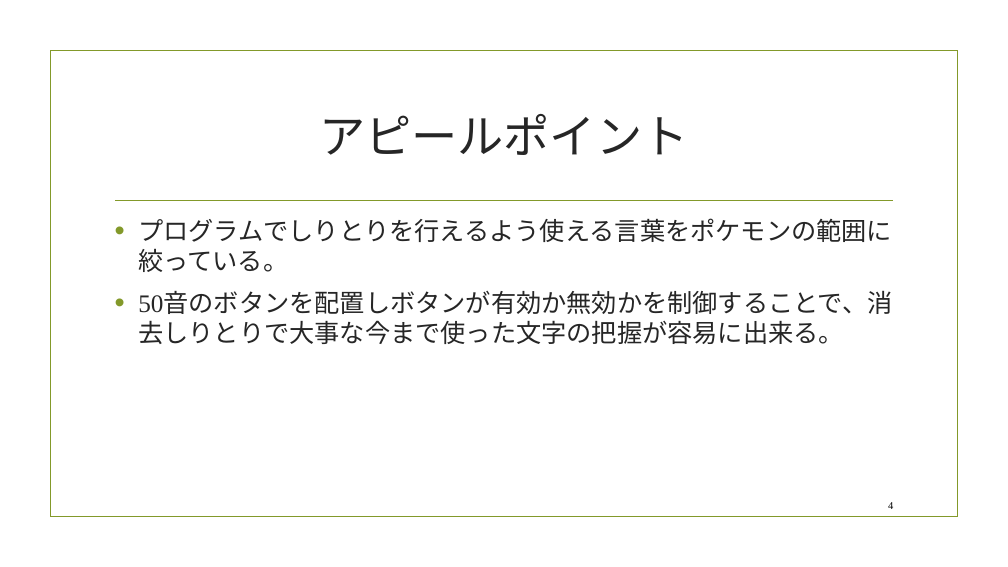
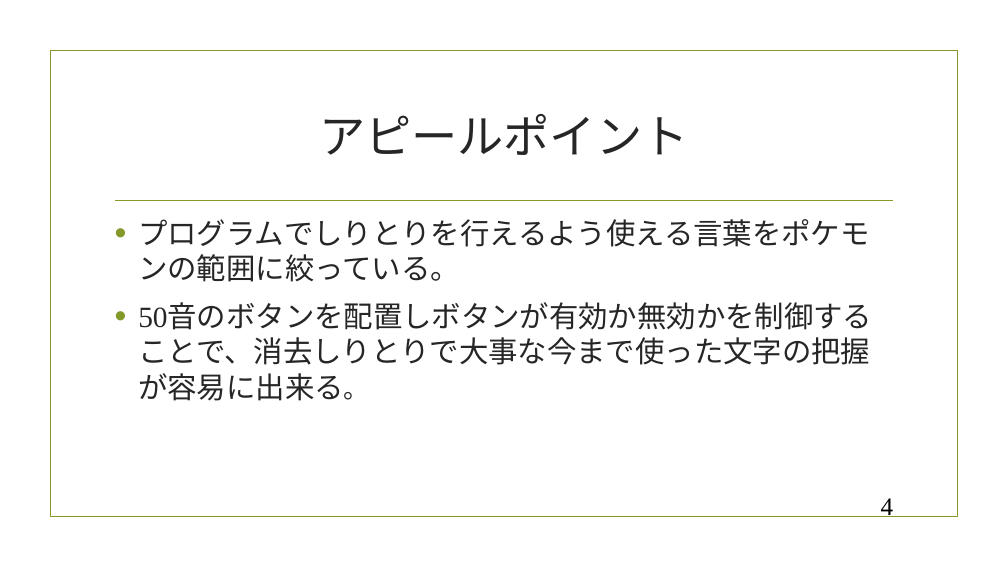
Before and after one commit to sho33/netprog2017-Final, a slide deck: slide 4 of netpro説明資料.pptx. Drawn at 1008x567 pixels with LibreOffice and Linux fonts; fonts in the diff are those of the drawing; background and template pictures are left out. Boxes give left, top, right and bottom in pixels: in the first picture for what was removed or moved away, otherwise in the second. Text is boxed around its words. In the diff, an @@ line names an element or a change of style, - is before the commit and + after.

```diff
--- a/netpro説明資料.pptx
+++ b/netpro説明資料.pptx
@@ text "プログラムでしりとりを行えるよう使える言葉をポケモンの範囲に絞っている。" at box(138, 219, 870, 401): size 24 to 28 pt @@
@@ page number at box(881, 498, 894, 517): size 10 to 24 pt @@
```
Also in this commit, not shown: 3 other slides changed, 3 other files.
